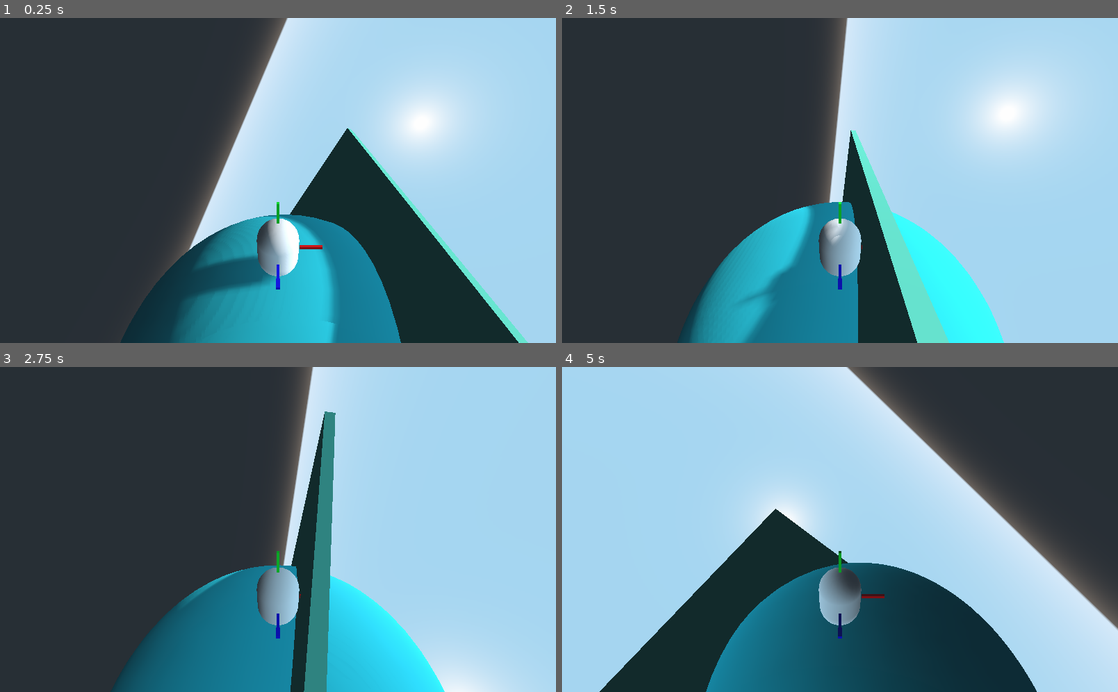
Above: before the commit, frames 1-4 (two rows, left to right).
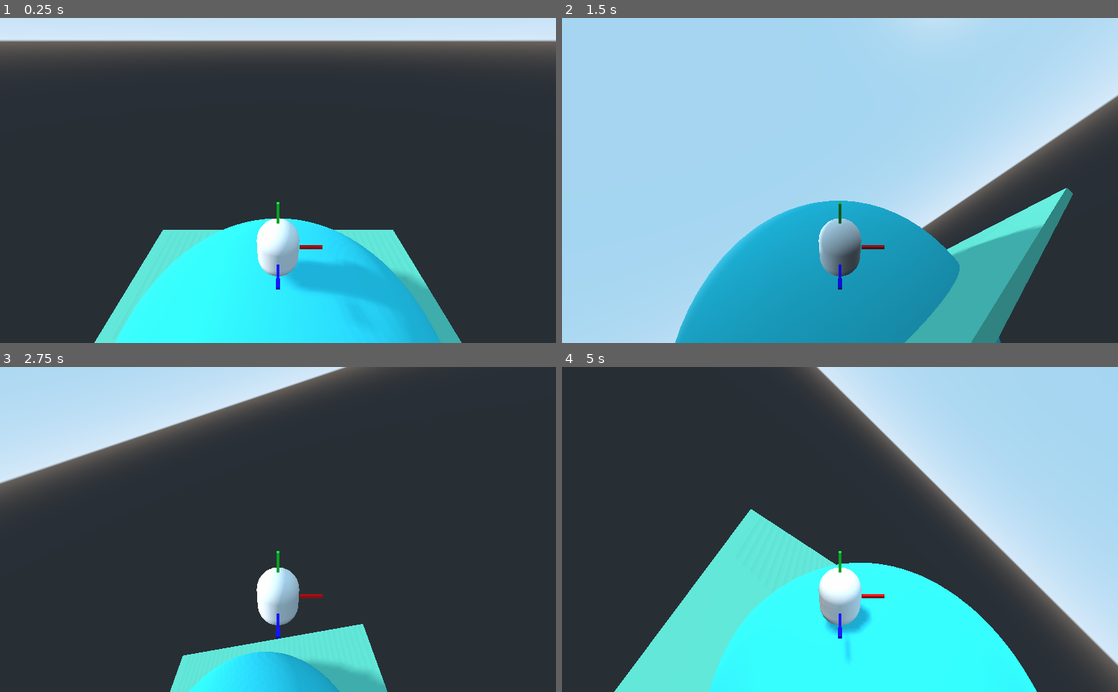
Above: after the commit, the same moments.

Repository: kevinms/godot-wild-jam-23
Game: Godot game, scene res://Game.tscn
The game is run twice, just before and just after one commit, with the same random seed, the same clock (stepped at 60 frames per second) and the same inputs.
Inputs (mouse positions are in pixels of both pictures, inside the frame that each line leads up to):
- Up to frame 1 (0.25 s): no input
- Up to frame 2 (1.5 s): tap Enter (enter, bound only after the commit) at 0.5, 0.6 s; move the mouse to (962, 164) at 0.52 s; press the mouse at (962, 164) at 0.53 s; hold D (right) 0.53-1.28 s; tap Space (jump) at 0.77, 1.07 s; move the mouse to (728, 196) at 1.27 s; release the mouse at (728, 196) at 1.28 s; hold S (back) from 1.28 s (still down); click (728, 196) at 1.35 s
- Up to frame 3 (2.75 s): tap Space (jump) at 1.52, 1.55, 1.82 s; move the mouse to (333, 458) at 2.02 s; release S (back) at 2.03 s; hold D (right) from 2.03 s (still down); hold Space (jump) from 2.03 s (still down); tap Enter (enter, bound only after the commit) at 2.3 s
- Up to frame 4 (5 s): move the mouse to (812, 594) at 2.77 s; release D (right) at 2.78 s; release Space (jump) at 2.78 s; hold W (forward) 2.78-3.53 s; tap Enter (enter, bound only after the commit) at 2.85, 4.35 s; tap Space (jump) at 3.02, 3.32, 3.77, 3.8, 4.07, 4.52, 4.82 s; click (812, 594) at 3.05 s; move the mouse to (1006, 578) at 3.52 s; press the mouse at (1006, 578) at 3.53 s; hold A (left) from 3.53 s (still down); tap Escape (ui_cancel) at 4.15 s; move the mouse to (673, 480) at 4.27 s; release the mouse at (673, 480) at 4.28 s

The runs differ from the first frame. In frame 1, 62% of the frame differs, in the area x 0-100%, y 0-100%; in frame 2, 78%; in frame 3, 69%; in frame 4, 94%.

Commit message:
Local y-axis rotation based on mouse moving left and right.

Diff:
--- a/Game.gd
+++ b/Game.gd
@@ -1,16 +1,19 @@
 extends Spatial
-
-
-# Declare member variables here. Examples:
-# var a = 2
-# var b = "text"
 
 
 # Called when the node enters the scene tree for the first time.
 func _ready():
-	pass # Replace with function body.
+	Input.set_mouse_mode(Input.MOUSE_MODE_CAPTURED)
 
+func _input(event):
+	if event.is_action_pressed("ui_cancel"):
+		Input.set_mouse_mode(Input.MOUSE_MODE_VISIBLE)
+	if event.is_action_pressed("lmb"):
+		if Input.get_mouse_mode() == Input.MOUSE_MODE_VISIBLE:
+			Input.set_mouse_mode(Input.MOUSE_MODE_CAPTURED)
+			get_tree().set_input_as_handled()
 
 # Called every frame. 'delta' is the elapsed time since the previous frame.
-#func _process(delta):
-#	pass
+func _process(delta):
+	if Input.is_action_just_pressed("enter"):
+		get_tree().reload_current_scene()
--- a/Game.tscn
+++ b/Game.tscn
@@ -1,9 +1,8 @@
-[gd_scene load_steps=11 format=2]
+[gd_scene load_steps=10 format=2]
 
 [ext_resource path="res://ImmediateGeometry.gd" type="Script" id=1]
 [ext_resource path="res://Player.tscn" type="PackedScene" id=2]
 [ext_resource path="res://Game.gd" type="Script" id=3]
-[ext_resource path="res://Bob.tscn" type="PackedScene" id=4]
 
 [sub_resource type="CubeMesh" id=1]
 
@@ -25,9 +24,6 @@
 [node name="DirectionalLight" type="DirectionalLight" parent="."]
 transform = Transform( -3.56802e-08, 0.577672, -0.816269, 2.52509e-08, 0.816269, 0.577672, 1, 1.77636e-15, -4.37114e-08, -11.9749, 7.13501, 0 )
 shadow_enabled = true
-
-[node name="Bob" parent="." instance=ExtResource( 4 )]
-transform = Transform( 0.751056, 0.432007, -0.499284, -0.359765, 0.90187, 0.239163, 0.55361, -2.98023e-08, 0.832776, 0, 26.3397, 0 )
 
 [node name="Ground" type="StaticBody" parent="."]
 
@@ -51,12 +47,12 @@
 transform = Transform( 11.9591, 0.0355373, -0.029886, -0.0355292, 11.9591, 0.0032782, 0.0298956, -0.00318944, 11.9591, 0, 0, 0 )
 shape = SubResource( 6 )
 
-[node name="DebugDraw" type="ImmediateGeometry" parent="."]
+[node name="Immediate" type="ImmediateGeometry" parent="."]
 visible = false
 script = ExtResource( 1 )
 
 [node name="Player" parent="." instance=ExtResource( 2 )]
-transform = Transform( 0.135249, -0.990812, 0, 0.990812, 0.135249, 0, 0, 0, 1, -21.8634, -9.25483, 0 )
+transform = Transform( 1, 0, 0, 0, 1, 0, 0, 0, 1, 0, 18.8625, 0 )
 
 [node name="Camera" type="Camera" parent="Player"]
 transform = Transform( 1, 0, 0, 0, 0.856456, 0.51622, 0, -0.51622, 0.856456, 0, 8.54824, 7.93212 )
--- a/Player.gd
+++ b/Player.gd
@@ -5,6 +5,8 @@
 var velocity: Vector3
 var gravity = Vector3(0, -40, 0)
 var speed = 20
+var jump = 20
+export var mouse_sensitivity = 0.002 # radians / pixel
 
 onready var planet = $"../Planet"
 
@@ -22,6 +24,23 @@
 
 	return dir.normalized()
 
+func draw_velocity():
+	var offset = Vector3.UP * 4
+	var begin = to_global(offset)
+	var end = to_global(velocity.normalized() + offset)
+
+	$"/root/DebugDraw".reset($Debug)
+	#$"/root/DebugDraw".global_line($Debug, global_transform.origin + shift, to_global(velocity) + shift)
+	$"/root/DebugDraw".global_line($Debug, begin, end)
+
+func _unhandled_input(event):
+	if Input.get_mouse_mode() == Input.MOUSE_MODE_CAPTURED:
+		if event is InputEventMouseMotion:
+			var angle = -event.relative.x * mouse_sensitivity
+			#rotate_y(-event.relative.x * mouse_sensitivity)
+
+			rotate_object_local(Vector3.UP, angle)
+
 func _physics_process(delta):
 	var world_up = (global_transform.origin - planet.global_transform.origin).normalized()
 	var world_down = (planet.global_transform.origin - global_transform.origin).normalized()
@@ -34,16 +53,27 @@
 	#dir = (to_global(dir) - global_transform.origin).normalized()
 	#velocity += dir # The problem is that we continuously add but never reset
 
-
+	# "velocity" is always in local space.
 	velocity.x = dir.x * speed
 	velocity.z = dir.z * speed
-	velocity.y += -20 * delta
+	#velocity.y += -20 * delta
+	#velocity.y = 0
+	velocity.y = -20
 
+	if Input.is_action_pressed("jump"):
+		velocity.y = jump
+
+	# Convert "velocity" to global space because that's what move_and_slide() expects.
 	var global_velocity = to_global(velocity) - global_transform.origin
 
-	global_velocity = move_and_slide(global_velocity, Vector3.UP, true)
+	global_velocity = move_and_slide(global_velocity, world_up, true)
+	#global_velocity = move_and_slide(global_velocity, -global_transform.basis.y, true)
 
-	velocity = to_local(global_velocity) - transform.origin
+	# Update local "velocity" to account for changes move_and_slide() made.
+	velocity = to_local(global_transform.origin + global_velocity) - transform.origin
+
+	print(velocity)
+	#draw_velocity()
 
 	#velocity = move_and_slide_with_snap(velocity, Vector3.DOWN*2, Vector3.UP, true)
 	#velocity = move_and_slide(velocity, Vector3.UP, true)
--- a/Player.tscn
+++ b/Player.tscn
@@ -55,3 +55,5 @@
 transform = Transform( 0.0723377, 0, 0, 0, -3.16198e-09, 0.555103, 0, -0.0723377, -2.42643e-08, 0, 2.1088, 0 )
 mesh = SubResource( 5 )
 material/0 = SubResource( 8 )
+
+[node name="Debug" type="Spatial" parent="."]
--- a/project.godot
+++ b/project.godot
@@ -50,6 +50,26 @@
 "events": [ Object(InputEventKey,"resource_local_to_scene":false,"resource_name":"","device":0,"alt":false,"shift":false,"control":false,"meta":false,"command":false,"pressed":false,"scancode":32,"unicode":0,"echo":false,"script":null)
  ]
 }
+lmb={
+"deadzone": 0.5,
+"events": [ Object(InputEventMouseButton,"resource_local_to_scene":false,"resource_name":"","device":0,"alt":false,"shift":false,"control":false,"meta":false,"command":false,"button_mask":0,"position":Vector2( 0, 0 ),"global_position":Vector2( 0, 0 ),"factor":1.0,"button_index":1,"pressed":false,"doubleclick":false,"script":null)
+ ]
+}
+rmb={
+"deadzone": 0.5,
+"events": [ Object(InputEventMouseButton,"resource_local_to_scene":false,"resource_name":"","device":0,"alt":false,"shift":false,"control":false,"meta":false,"command":false,"button_mask":0,"position":Vector2( 0, 0 ),"global_position":Vector2( 0, 0 ),"factor":1.0,"button_index":2,"pressed":false,"doubleclick":false,"script":null)
+ ]
+}
+mmb={
+"deadzone": 0.5,
+"events": [ Object(InputEventMouseButton,"resource_local_to_scene":false,"resource_name":"","device":0,"alt":false,"shift":false,"control":false,"meta":false,"command":false,"button_mask":0,"position":Vector2( 0, 0 ),"global_position":Vector2( 0, 0 ),"factor":1.0,"button_index":3,"pressed":false,"doubleclick":false,"script":null)
+ ]
+}
+enter={
+"deadzone": 0.5,
+"events": [ Object(InputEventKey,"resource_local_to_scene":false,"resource_name":"","device":0,"alt":false,"shift":false,"control":false,"meta":false,"command":false,"pressed":false,"scancode":16777221,"unicode":0,"echo":false,"script":null)
+ ]
+}
 
 [rendering]
 
